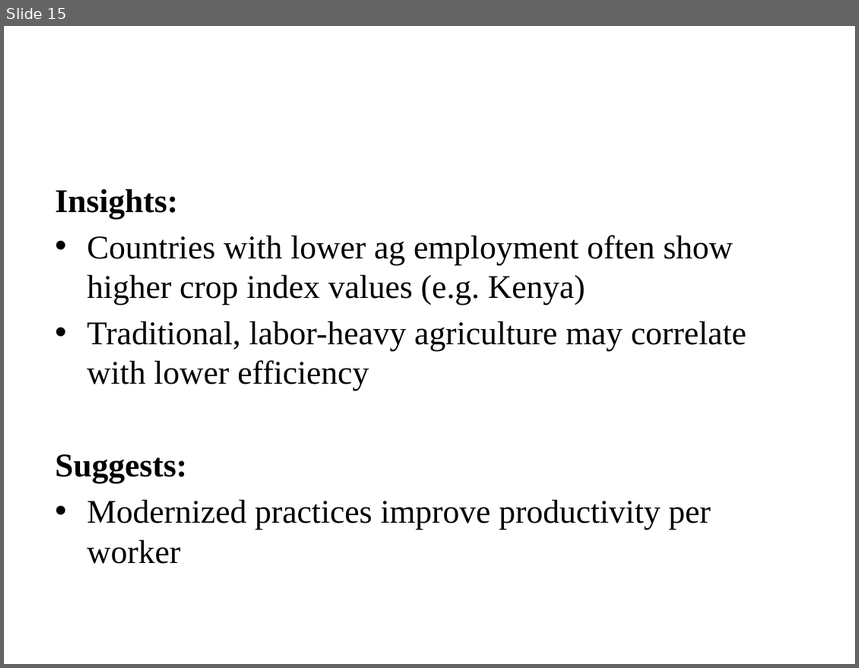
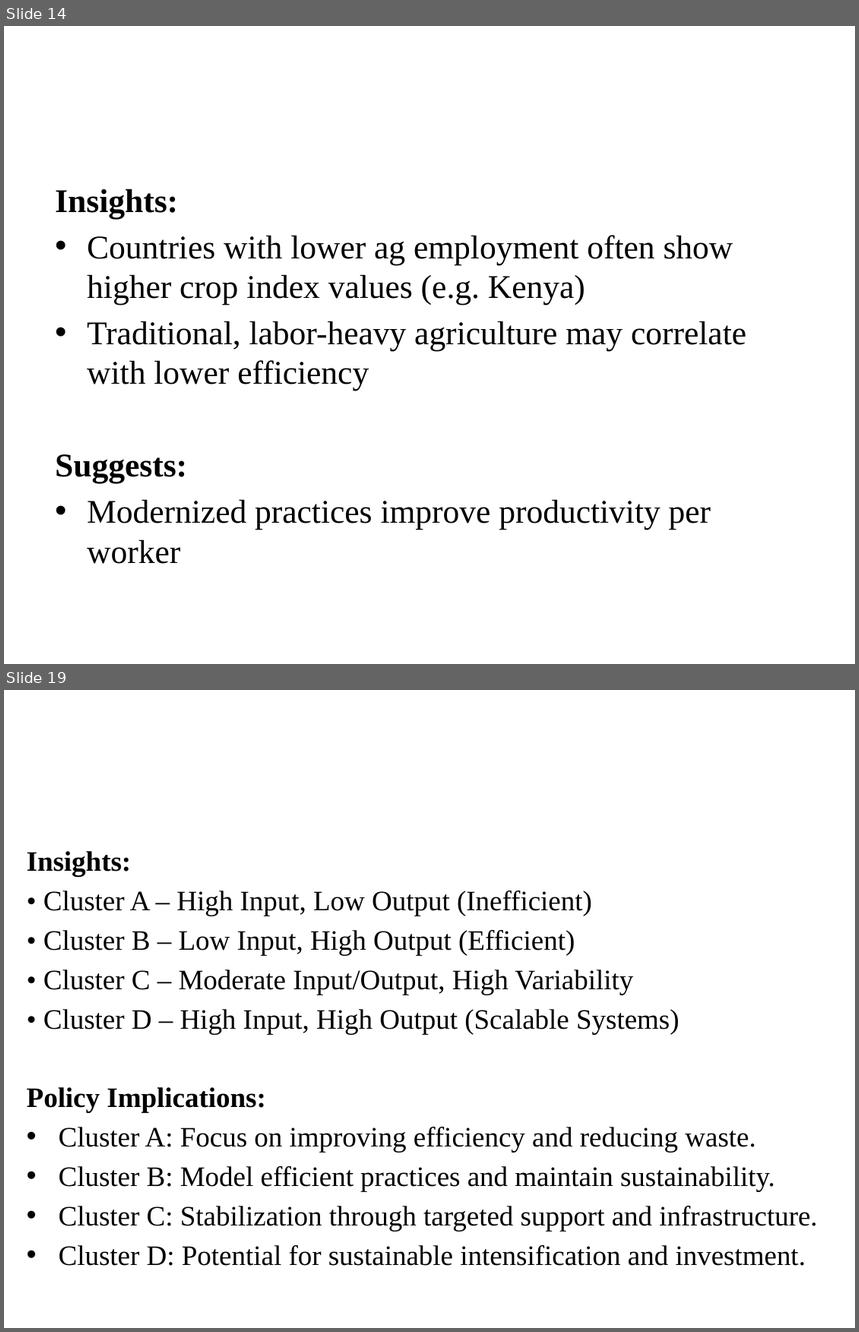
Before and after one commit to Rodgerdev/east-africa-fertilizer-project, a slide deck: East_Africa_Fertilizer_Presentation.pptx. Shown one above the other, each under a label of ours: slide 15 before the commit, slides 14 and 19 after it; the slides between them are not shown. The pictures are 859x668 and 859x1332 pixels, drawn with LibreOffice and Linux fonts; fonts in the diff are those of the drawing; background and template pictures are left out. Boxes give left, top, right and bottom in pixels: in the first picture for what was removed or moved away, otherwise in the second. Text is boxed around its words. In the diff, an @@ line names an element or a change of style, - is before the commit and + after.

```diff
--- a/East_Africa_Fertilizer_Presentation.pptx
+++ b/East_Africa_Fertilizer_Presentation.pptx
@@ slide 19 added at (4, 690, 855, 1328), background picture (left out) @@
@@ text added at (27, 851, 817, 1266), 23.8 pt, text #000000 @@
+Insights:
+• Cluster A – High Input, Low Output (Inefficient)
+• Cluster B – Low Input, High Output (Efficient)
+• Cluster C – Moderate Input/Output, High Variability
+• Cluster D – High Input, High Output (Scalable Systems)
+Policy Implications:
+• Cluster A: Focus on improving efficiency and reducing waste.
+• Cluster B: Model efficient practices and maintain sustainability.
+• Cluster C: Stabilization through targeted support and infrastructure.
+• Cluster D: Potential for sustainable intensification and investment.
@@ what was slide 15 is now slide 14 @@
```
Also in this commit, not shown: 7 slides changed, 6 other slides added, 2 slides removed.
